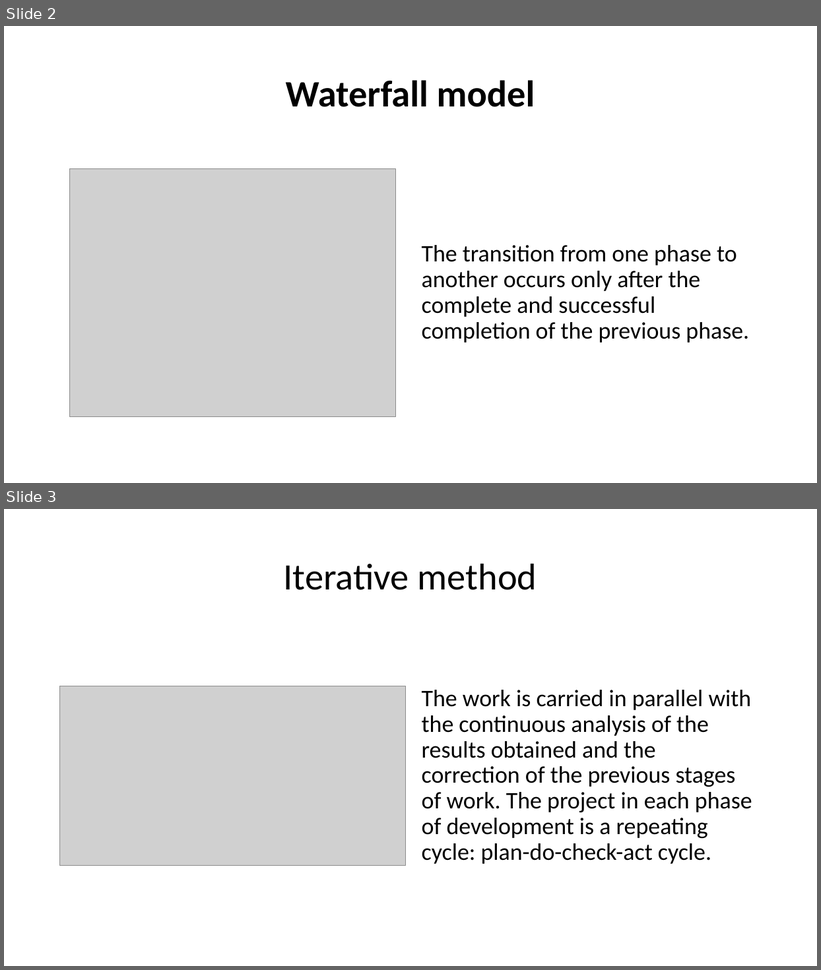
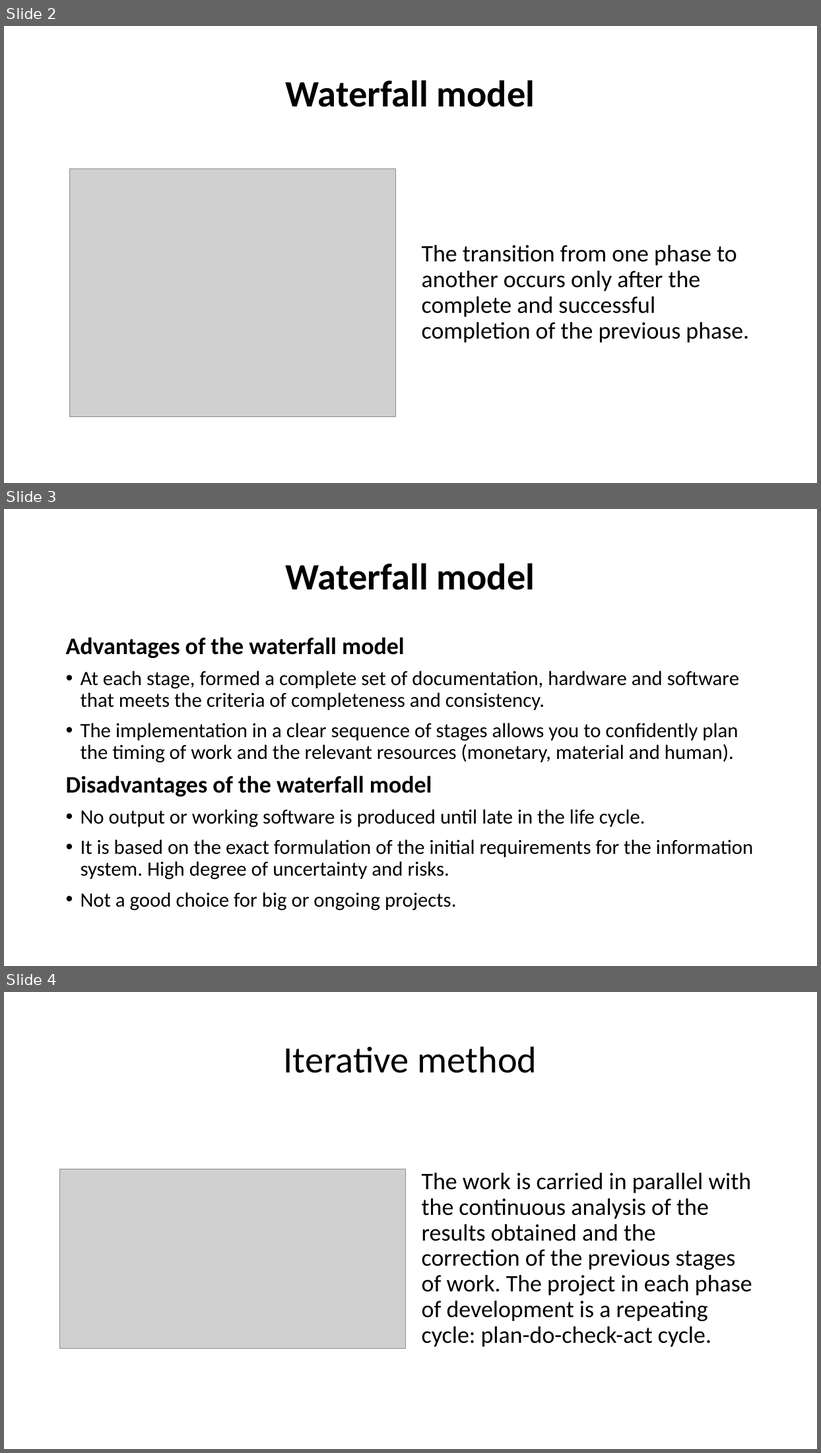
Before and after one commit to iv8032218/homework1, a slide deck: homework1/Methodologies_Ivan_Voronkov.ppt. Shown one above the other, each under a label of ours: slides 2 and 3 before the commit, slides 2, 3 and 4 after it. The pictures are 821x970 and 821x1453 pixels, drawn with LibreOffice and Linux fonts; fonts in the diff are those of the drawing; grey boxes stand for pictures. Boxes give left, top, right and bottom in pixels: in the first picture for what was removed or moved away, otherwise in the second. Text is boxed around its words. In the diff, an @@ line names an element or a change of style, - is before the commit and + after.

Commit message:
fix the translation, listed the pros and cons of the methodologies and analyzed the requirements for the cooler

```diff
--- a/homework1/Methodologies_Ivan_Voronkov.ppt
+++ b/homework1/Methodologies_Ivan_Voronkov.ppt
@@ slide 3 added at (x1=4, y1=509, x2=817, y2=966), background #FFFFFF @@
@@ title added at (x1=286, y1=563, x2=535, y2=590), 44 pt, text #000000, bold @@
+Waterfall model
@@ text added at (x1=66, y1=637, x2=753, y2=911), 24 pt, text #000000 @@
+Advantages of the waterfall model
+• At each stage, formed a complete set of documentation, hardware and software that meets the criteria of completeness and consistency.
+• The implementation in a clear sequence of stages allows you to confidently plan the timing of work and the relevant resources (monetary, material and human).
+Disadvantages of the waterfall model
+• No output or working software is produced until late in the life cycle.
+• It is based on the exact formulation of the initial requirements for the information system. High degree of uncertainty and risks.
+• Not a good choice for big or ongoing projects.
@@ what was slide 3 is now slide 4 @@
```
Also in this commit, not shown: 1 slide changed, 3 other slides added, 2 other files.
